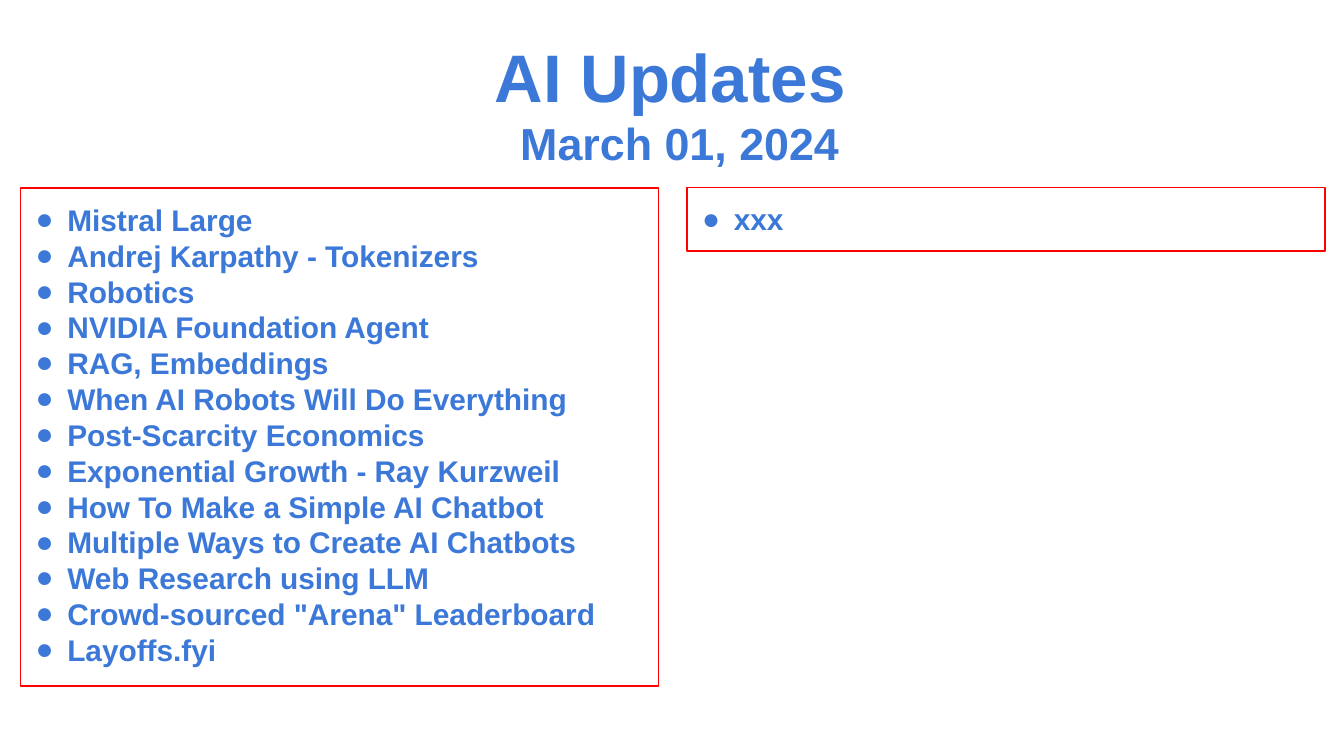
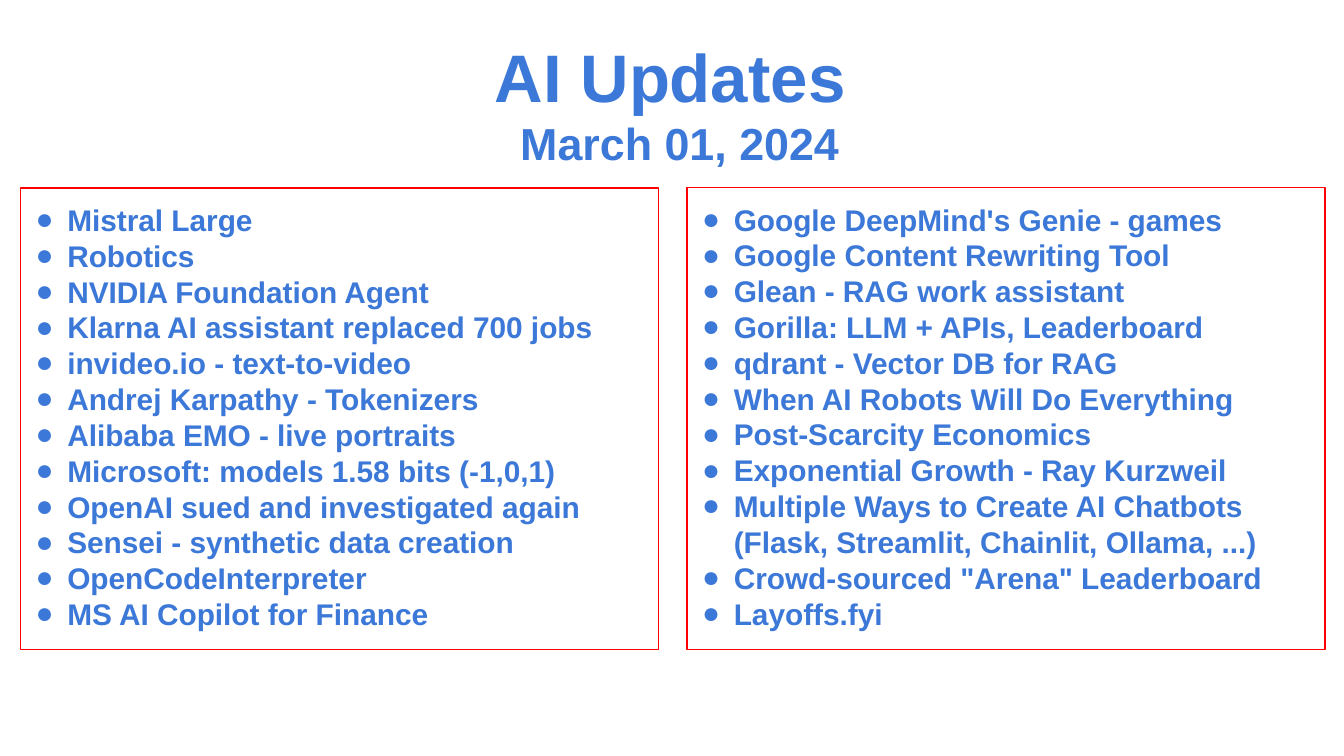
Before and after one commit to lselector/seminar, a slide deck: slide 1 of 2024/2024-03-01-AI-Updates.pptx. Drawn at 1344x756 pixels with LibreOffice and Linux fonts; fonts in the diff are those of the drawing. Boxes give left, top, right and bottom in pixels: in the first picture for what was removed or moved away, otherwise in the second. Text is boxed around its words. In the diff, an @@ line names an element or a change of style, - is before the commit and + after.

Commit message:
update

```diff
--- a/2024/2024-03-01-AI-Updates.pptx
+++ b/2024/2024-03-01-AI-Updates.pptx
@@ rectangle "Mistral Large" resized from (x1=20, y1=188, x2=659, y2=685) to (x1=20, y1=188, x2=659, y2=649) @@
@@ rectangle removed at (x1=687, y1=188, x2=1325, y2=251) @@
-● xxx
@@ rectangle added at (x1=687, y1=188, x2=1325, y2=649), outline #FF0000 0.75 pt, 16 pt, text #3C78D8, bold @@
+● Google DeepMind's Genie - games
+● Google Content Rewriting Tool
+● Glean - RAG work assistant
+● Gorilla: LLM + APIs, Leaderboard
+● qdrant - Vector DB for RAG
+● When AI Robots Will Do Everything
+● Post-Scarcity Economics
+● Exponential Growth - Ray Kurzweil
+● Multiple Ways to Create AI Chatbots
+  (Flask, Streamlit, Chainlit, Ollama, ...)
+● Crowd-sourced "Arena" Leaderboard
+● Layoffs.fyi
@@ text in rectangle at (x1=67, y1=245, x2=478, y2=272): paragraph removed @@
-● Andrej Karpathy - Tokenizers
@@ text in rectangle at (x1=67, y1=316, x2=592, y2=630): text changed @@
-● RAG, Embeddings
-● When AI Robots Will Do Everything
-● Post-Scarcity Economics
-● Exponential Growth - Ray Kurzweil
-● How To Make a Simple AI Chatbot
-● Multiple Ways to Create AI Chatbots
-● Web Research using LLM
-● Crowd-sourced "Arena" Leaderboard
-● Layoffs.fyi
+● Klarna AI assistant replaced 700 jobs
+● invideo.io - text-to-video
+● Andrej Karpathy - Tokenizers
+● Alibaba EMO - live portraits
+● Microsoft: models 1.58 bits (-1,0,1)
+● OpenAI sued and investigated again
+● Sensei - synthetic data creation
+● OpenCodeInterpreter
+● MS AI Copilot for Finance
```
Also in this commit, not shown: 5 other slides changed, 7 slides added, 3 slides removed.
